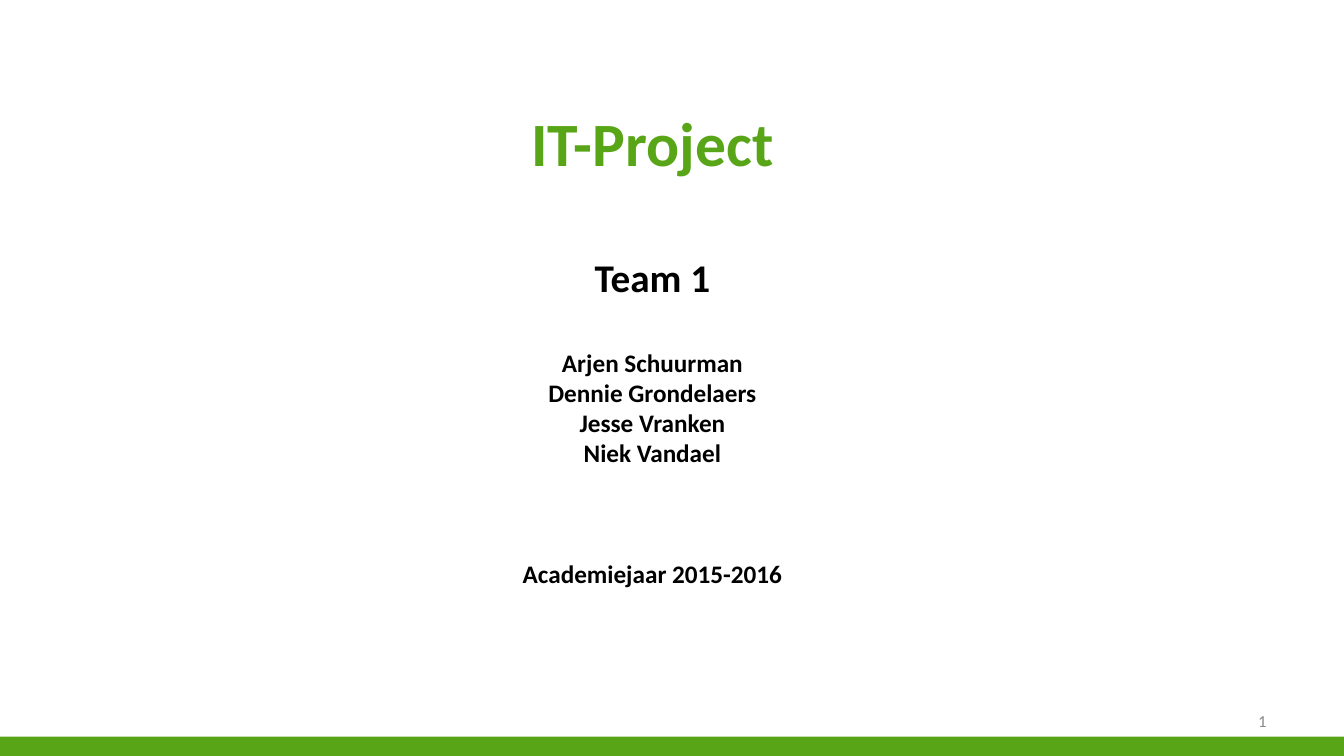
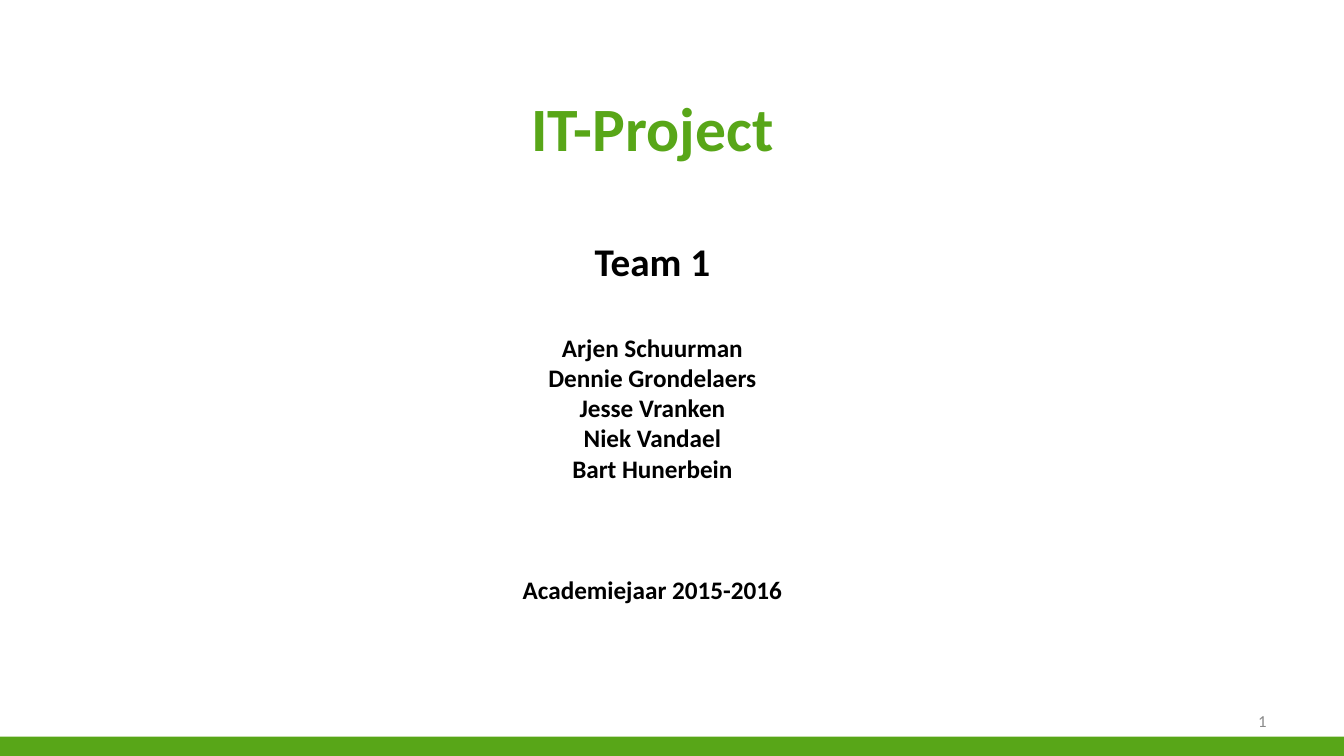
Before and after one commit to niekvandael/iTalent, a slide deck: slide 1 of italent/documents/Presentatie/Presentatie.pptx. Drawn at 1344x756 pixels with LibreOffice and Linux fonts; fonts in the diff are those of the drawing; background and template pictures are left out. Boxes give left, top, right and bottom in pixels: in the first picture for what was removed or moved away, otherwise in the second. Text is boxed around its words. In the diff, an @@ line names an element or a change of style, - is before the commit and + after.

```diff
--- a/italent/documents/Presentatie/Presentatie.pptx
+++ b/italent/documents/Presentatie/Presentatie.pptx
@@ text at (523,107,782,604): text changed @@
-IT-Project
-Team 1
-Arjen Schuurman
-Dennie Grondelaers
-Jesse Vranken
-Niek Vandael
-Academiejaar 2015-2016
+IT-Project
+Team 1
+Arjen Schuurman
+Dennie Grondelaers
+Jesse Vranken
+Niek Vandael
+Bart Hunerbein
+Academiejaar 2015-2016
```
Also in this commit, not shown: 3 other slides changed, 1 slide added, 1 other file.
